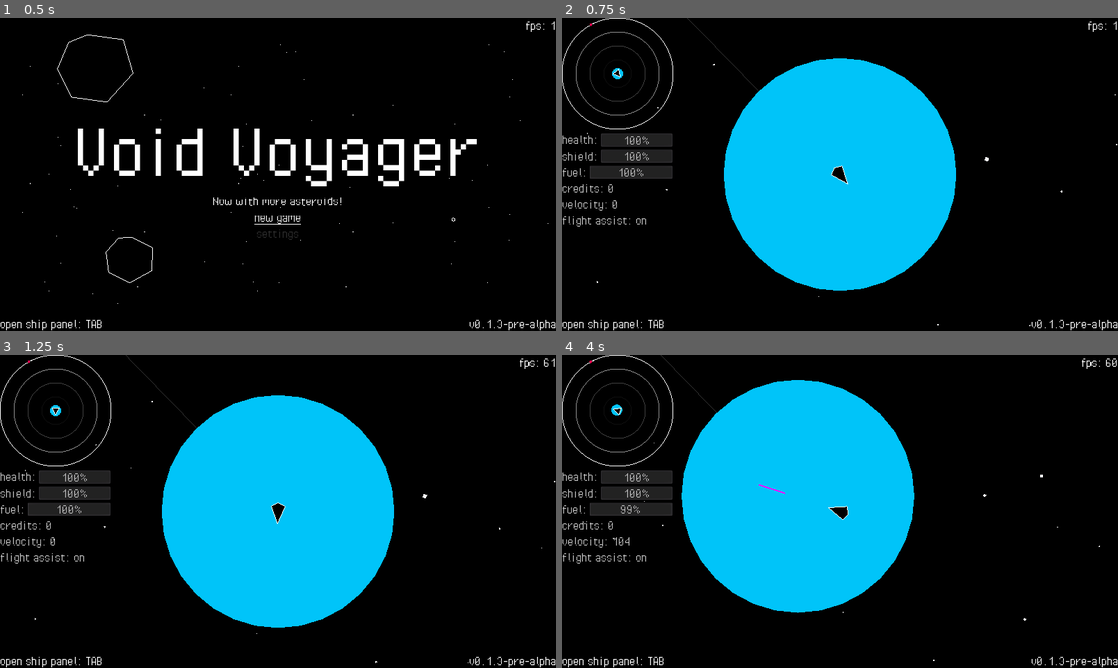
Above: before the commit, frames 1-4 (two rows, left to right).
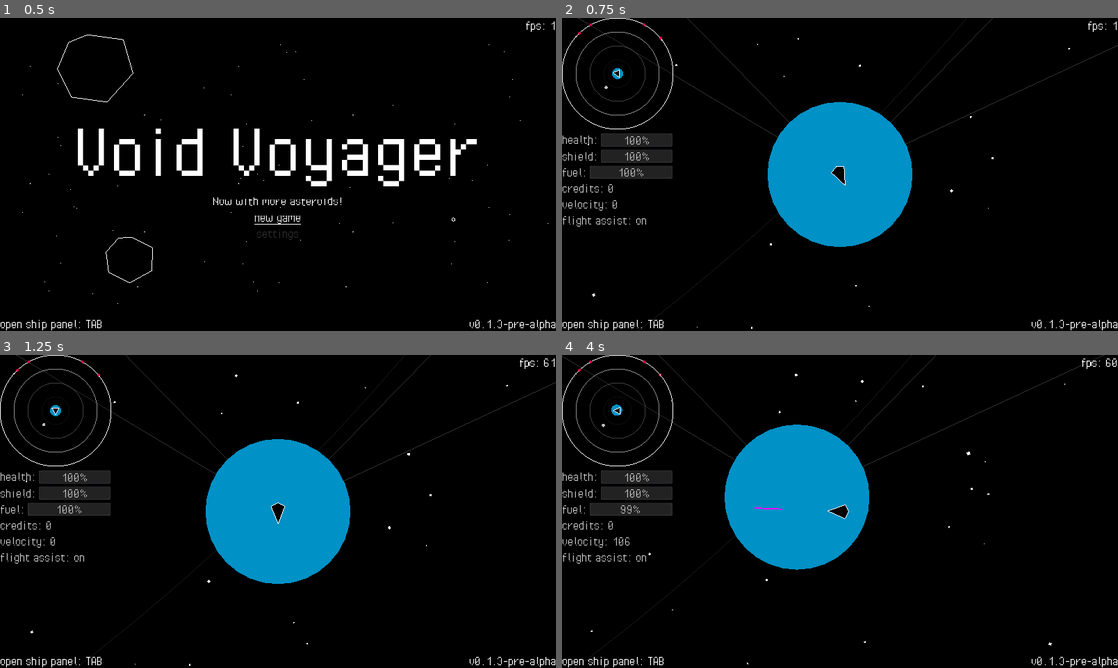
Above: after the commit, the same moments.

Repository: fossqueen/void-voyager-old
Game: Godot game, scene res://main.tscn
Same seed, same stepped clock (60 frames per second), same inputs: the game is played once before the commit and once after it.
Inputs (mouse positions are in pixels of both pictures, inside the frame that each line leads up to):
- Up to frame 1 (0.5 s): no input
- Up to frame 2 (0.75 s): click "new game" at 0.5 s
- Up to frame 3 (1.25 s): no input
- Up to frame 4 (4 s): drag from (840, 511) to (895, 442) at 1.27 s; drag from (728, 527) to (840, 511) at 2.02 s; move the mouse to (895, 442) at 2.77 s; hold D (thrust_right) 2.78-3.5 s; tap J (hyperspace) at 2.85 s; click (895, 442) at 2.92 s; drag from (812, 574) to (673, 464) at 3.52 s

Frame 1 is identical in both runs. In frame 2, 25% of the frame differs, in the area x 2-100%, y 0-100%; in frame 3, 25%; in frame 4, 25%, in the area x 0-98%, y 0-100%.

Commit message:
Galaxy Generator cleaning | Player and NPC rotation changes

Diff:
--- a/galaxy/galaxy-generator.gd
+++ b/galaxy/galaxy-generator.gd
@@ -3,7 +3,20 @@
 
 const OBJECT_MASS_MIN: float = 8.0
 const OBJECT_MASS_MAX: float = 2048.0
+const OBJECT_RADIUS_MIN: float = 128.0
+const OBJECT_RADIUS_MAX: float = 512.0
 
+const OBJECT_RINGS_CHANCE: int = 25 # % chance of planet spawning rings
+const OBJECT_MOON_CHANCE: int = 25 # % chance of planet spawning moon(s)
+
+const OBJECT_DISTANCE_MIN:float = 4000.00
+const OBJECT_DISTANCE_MAX:float = 12000.00
+
+const STAR_MASS_MIN: float = 128.0
+const STAR_MASS_MAX: float = 512.0
+
+const ASTEROID_BELT_CHANCE: int = 5 # % chance of object being an asteroid belt
+const MAX_ALLOWED_BELTS: int = 1 # maximum amount of asteroid belts per system, 1 is optimal for low-spec
 
 func random_string(length: int) -> String:
 	var characters: String = "ABCDEFGHIJKLMNOPQRSTUVWXYZ"
@@ -24,28 +37,35 @@
 
 
 func generate_object(usable_mass: float, planet_name: String, distance: float) -> Dictionary:
-	var mass: float = rand_range(OBJECT_MASS_MIN, OBJECT_MASS_MAX)
-	var radius: float = rand_range(128.00, 1024.00)
-	var rings: bool
-	var moons: bool
-	var moon_type: int = 1
-	var moon_distance = radius * 5
-	var body_distance = distance
-	var type = "Black Hole" if mass > 1500.00 and radius < 150 else "Terrestrial" if mass > 256.00 else "Gas Giant"
-	var random_sub_type = int(rand_range(0, 100))
+
+	var mass: float = rand_range(OBJECT_MASS_MIN, OBJECT_MASS_MAX) # determines mass of object
+	if mass > usable_mass:
+		mass = usable_mass
+
+	var radius: float = rand_range(OBJECT_RADIUS_MIN, OBJECT_RADIUS_MAX)
+
+	var rings: bool = true if randi() % 100 + 1 <= OBJECT_RINGS_CHANCE else false
+
+	var moons: bool = true if randi() % 100 + 1 <= OBJECT_MOON_CHANCE else false
+	var moon_type: int = 1 # only 1 type for now, just future-proofing
+	var moon_distance = radius * 10 # need to dial this, sometime gets really weird results
+
+	var type = "Black Hole" if mass > 1500.00 and radius < 136 else "Terrestrial" if mass > 256.00 else "Gas Giant"
+	if type == "Black Hole":
+		print("Blackhole!")
+
+	var random_sub_type = randi() % 100 + 1
 	var sub_type = "None"
+
 	if type == "Terrestrial":
 		sub_type = "Earth-like" if random_sub_type <= 5 else "Waterworld" if random_sub_type <= 30 else "Terren"
-	if sub_type == "Waterworld" and distance >= 12000:
+
+	if sub_type == "Earth-like" and distance >= 24000:
 		sub_type = "Ice-Planet"
-	if randi() % 100 + 1 <= 25:
-		rings = true
-	else:
-		rings = false
-	if randi() % 100 + 1 <= 25:
-		moons = true
-	else:
-		moons = false
+
+	if sub_type == "Waterworld" and distance >= 24000:
+		sub_type = "Ice-Planet"
+
 	return {
 		"Name": planet_name,
 		"Mass": mass if mass < usable_mass else usable_mass,
@@ -53,7 +73,7 @@
 		"SubType": sub_type,
 		"Radius": radius,
 		"Rings": rings,
-		"Distance": body_distance,
+		"Distance": distance,
 		"Moons": moons,
 		"MoonType": moon_type,
 		"MoonDistance": moon_distance,
@@ -63,33 +83,47 @@
 func generate_asteroid_belt(distance: float) -> Dictionary:
 	return {
 		"Name": "Belt",
-		"Distance": distance
+		"Distance": distance,
+		"Type": "Belt",
 	}
 
 
 func generate_system(x: float, y: float, system_name: String) -> Dictionary:
-	var usable_mass = rand_range(256.00, 4096.00)
-	var core_mass = rand_range(128.00, 512.00)
+
+	var usable_mass = rand_range(256.00, 4096.00) # total mass of the system
+	var core_mass = rand_range(STAR_MASS_MIN, STAR_MASS_MAX) # star mass
+	usable_mass -= core_mass # remove star's mass from usable
+
 	var star = {"Mass": core_mass, "Radius": core_mass}
-	usable_mass -= core_mass
+
 	var object_ids = []
 	var objects = {}
-	var min_distance = 10000
-	var max_distance = 15000
+
 	var previous_distance = 0
-	var random_distance
-	while usable_mass  > 0:
-		random_distance = rand_range(min_distance, max_distance)
-		random_distance += previous_distance
+	var random_distance = 0
+	var belts = 0
+
+	while usable_mass  > 0: # create objects until usable mass is depleted
+		random_distance = rand_range(OBJECT_DISTANCE_MIN, OBJECT_DISTANCE_MAX)
+		random_distance += previous_distance # add previous distance to build out from the center
 		previous_distance = random_distance
-		var object_id = random_digits(4)
-		if !object_ids.has(object_id):
+
+		var object_id = random_digits(4) # random 4 digit id for the object
+
+		if !object_ids.has(object_id): # only creates object if its id is unique
 			object_ids.append(object_id)
-			if int(rand_range(0, 100)) <= 5:
-				objects[object_id] = generate_asteroid_belt(random_distance)
+
+			if randi() % 100 + 1 <= ASTEROID_BELT_CHANCE:
+				if belts < MAX_ALLOWED_BELTS:
+					objects[object_id] = generate_asteroid_belt(random_distance)
+					belts += 1
+				else:
+					continue
+
 			else:
 				objects[object_id] = generate_object(usable_mass, object_id, random_distance)
-				usable_mass -= objects[object_id]["Mass"]
+				usable_mass -= objects[object_id]["Mass"] # removes object's mass from usable
+
 	return {
 		"Name": system_name,
 		"Coordinates": {
@@ -109,11 +143,12 @@
 
 
 func generate_galaxy(stars: int, diameter: float, sigma: float) -> Array:
+
 	var system_coordinates = []
 	var system_names = []
 	var galaxy_gen = []
 
-	for _i in range(stars):
+	for _star in range(stars):
 		var anglerad = random_spiral(diameter, sigma)
 
 		var x1 = (cos(anglerad[0]) * anglerad[1])
@@ -126,17 +161,20 @@
 
 		if !system_coordinates.has(Vector2(x1, y1)):
 			system_coordinates.append(Vector2(x1, y1))
+
 			var system_name = random_string(5)
-			if !system_names.has(system_name):
+			if !system_names.has(system_name): # unique system names
 				system_names.append(system_name)
 				galaxy_gen.append(generate_system(x1, y1, system_name))
 
 		if !system_coordinates.has(Vector2(int(x2), int(y2))):
 			system_coordinates.append(Vector2(x2, y2))
+
 			var system_name = random_string(5)
 			if !system_names.has(system_name):
 				system_names.append(system_name)
 				galaxy_gen.append(generate_system(x2, y2, system_name))
+
 	return galaxy_gen
 
 
--- a/npc/npc.gd
+++ b/npc/npc.gd
@@ -27,12 +27,16 @@
 export (Resource) var origin # resource to spawn from
 
 
-func attack_target(amount) -> void:
+func attack_target(_amount) -> void:
 	if is_instance_valid(attack) and is_firing:
-		$MiningLaser.damage_per_second = amount
-		$MiningLaser.set_is_casting(true)
+		#$MiningLaser.damage_per_second = amount
+		#$MiningLaser.set_is_casting(true)
+		$PulseLaser.damage = 10
+		$PulseLaser.set_is_firing(true)
+		$PulseLaser/FireDelay.wait_time = 0.5
 	else:
-		$MiningLaser.set_is_casting(false)
+		#$MiningLaser.set_is_casting(false)
+		$PulseLaser.set_is_firing(false)
 
 
 func damage(amount) -> void:
@@ -130,7 +134,9 @@
 
 
 func _integrate_forces(_state):
-	look_at(crosshairs)
+	#look_at(crosshairs)
+	set_applied_torque(get_angle_to(crosshairs) * pow(1.22, 100))
+	angular_damp = 1 / (abs(get_angle_to(crosshairs)) + 0.001)
 
 	var speed = ship.speed
 
--- a/npc/npc.tscn
+++ b/npc/npc.tscn
@@ -1,9 +1,10 @@
-[gd_scene load_steps=6 format=2]
+[gd_scene load_steps=7 format=2]
 
 [ext_resource path="res://npc/npc.gd" type="Script" id=1]
 [ext_resource path="res://ships/modules/mining-laser/mining-laser.tscn" type="PackedScene" id=2]
 [ext_resource path="res://ships/animations/thrust.tres" type="Animation" id=3]
 [ext_resource path="res://ships/animations/idle.tres" type="Animation" id=4]
+[ext_resource path="res://ships/modules/pulse-laser/pulse-laser.tscn" type="PackedScene" id=5]
 
 [sub_resource type="CircleShape2D" id=1]
 radius = 2000.0
@@ -47,5 +48,7 @@
 [node name="ChillThrustTimer" type="Timer" parent="."]
 wait_time = 10.0
 
+[node name="PulseLaser" parent="." instance=ExtResource( 5 )]
+
 [connection signal="body_entered" from="Scanner" to="." method="_on_Scanner_body_entered"]
 [connection signal="body_exited" from="Scanner" to="." method="_on_Scanner_body_exited"]
--- a/player/player.gd
+++ b/player/player.gd
@@ -25,6 +25,8 @@
 
 func _integrate_forces(_state) -> void:
 	set_applied_torque(get_angle_to(get_global_mouse_position()) * pow(1.22, 100))
+	angular_damp = 4 / (abs(get_angle_to(get_global_mouse_position())) + 0.001)
+
 	store_velocity()
 	reset()
 	movement()
--- a/player/player.tscn
+++ b/player/player.tscn
@@ -126,7 +126,7 @@
 contacts_reported = 4
 contact_monitor = true
 can_sleep = false
-angular_damp = 10.0
+angular_damp = 0.0
 script = ExtResource( 1 )
 points = PoolVector2Array( -20, 0, -12, -16, 28, 0, -12, 16, -20, 0 )
 
--- a/ships/modules/pulse-laser/laser.tscn
+++ b/ships/modules/pulse-laser/laser.tscn
@@ -25,6 +25,7 @@
 shape = SubResource( 1 )
 
 [node name="Timer" type="Timer" parent="."]
+wait_time = 0.5
 autostart = true
 
 [connection signal="body_entered" from="." to="." method="_on_Laser_body_entered"]
--- a/ships/modules/pulse-laser/pulse-laser.gd
+++ b/ships/modules/pulse-laser/pulse-laser.gd
@@ -2,7 +2,7 @@
 
 var damage: int = 125
 
-var parent
+onready var parent = get_parent()
 onready var laser = load("res://ships/modules/pulse-laser/laser.tscn")
 var is_firing:= false setget set_is_firing
 
--- a/ui/galaxy-map/system-plot.gd
+++ b/ui/galaxy-map/system-plot.gd
@@ -13,6 +13,11 @@
 func _draw():
 	draw_circle(CENTER, RADIUS, color)
 	draw_arc(CENTER, RADIUS, 0, deg2rad(360), 11, color, 1)
+
+	for object in system["Objects"]:
+		if system["Objects"][object]["Type"] == "Black Hole":
+			draw_arc(CENTER, RADIUS * 5, 0, deg2rad(360), 12, Color.fuchsia, 1, false)
+
 
 func _ready():
 	if type == 0:
